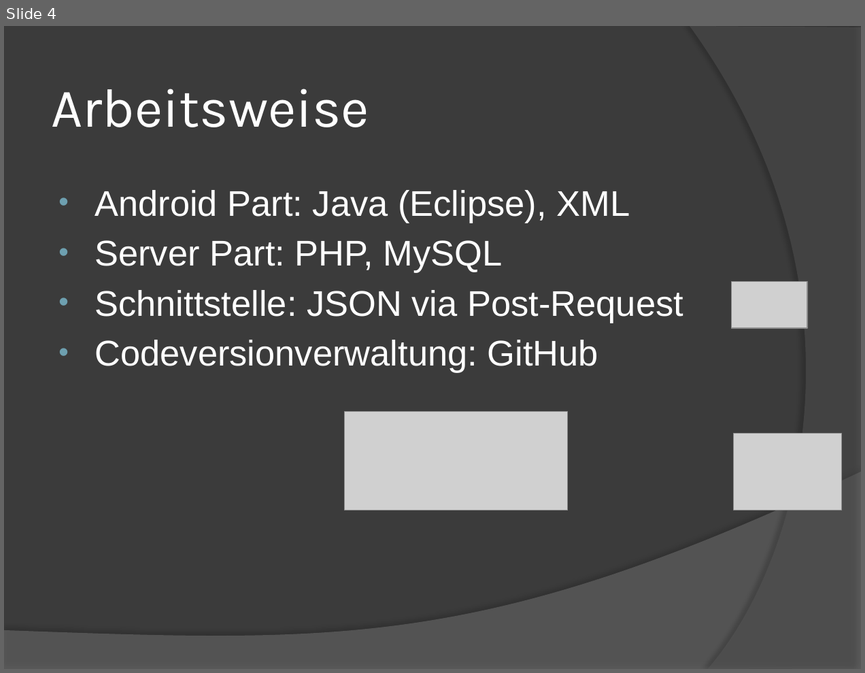
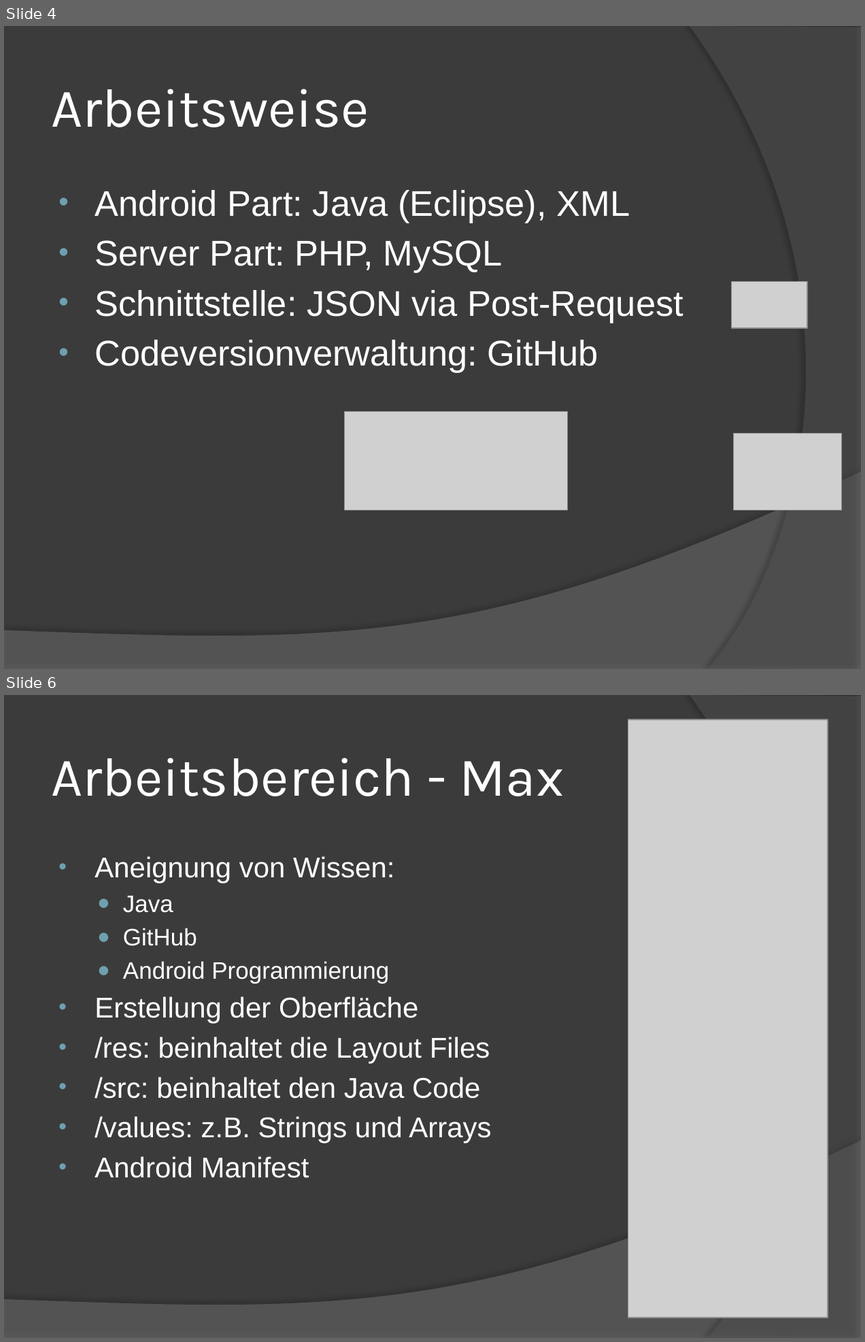
Before and after one commit to mbohlaender/pam, a slide deck: documentation/presentation.pptx. Shown one above the other, each under a label of ours: slide 4 before the commit, slides 4 and 6 after it; the slides between them are not shown. The pictures are 865x673 and 865x1342 pixels, drawn with LibreOffice and Linux fonts; fonts in the diff are those of the drawing; grey boxes stand for pictures. Boxes give left, top, right and bottom in pixels: in the first picture for what was removed or moved away, otherwise in the second. Text is boxed around its words. In the diff, an @@ line names an element or a change of style, - is before the commit and + after.

```diff
--- a/documentation/presentation.pptx
+++ b/documentation/presentation.pptx
@@ slide 6 added at <box>4,695,861,1338</box>, background #3B3B3B; not listed: 2 template elements that a slide beside it also shows @@
@@ picture added at <box>628,720,827,1318</box> @@
@@ title added at <box>51,758,564,796</box>, 46 pt, text #FFFFFF @@
+Arbeitsbereich - Max
@@ text added at <box>94,856,491,1178</box>, 24 pt, text #FFFFFF @@
+• Aneignung von Wissen:
+  ● Java
+  ● GitHub
+  ● Android Programmierung
+• Erstellung der Oberfläche
+• /res: beinhaltet die Layout Files
+• /src: beinhaltet den Java Code
+• /values: z.B. Strings und Arrays
+• Android Manifest
```
Also in this commit, not shown: 8 other slides changed, 6 other slides added, 15 other files.
